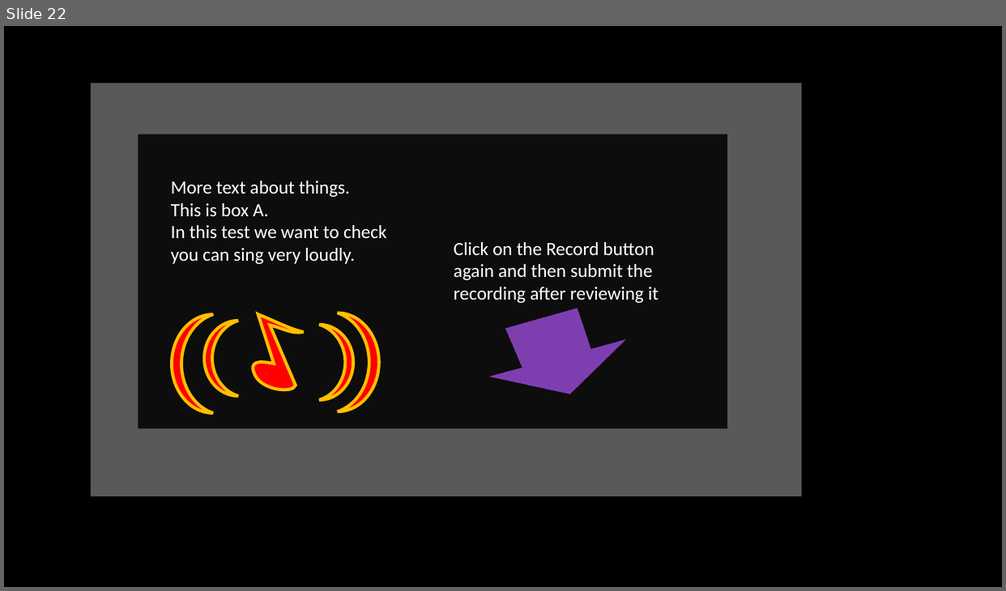
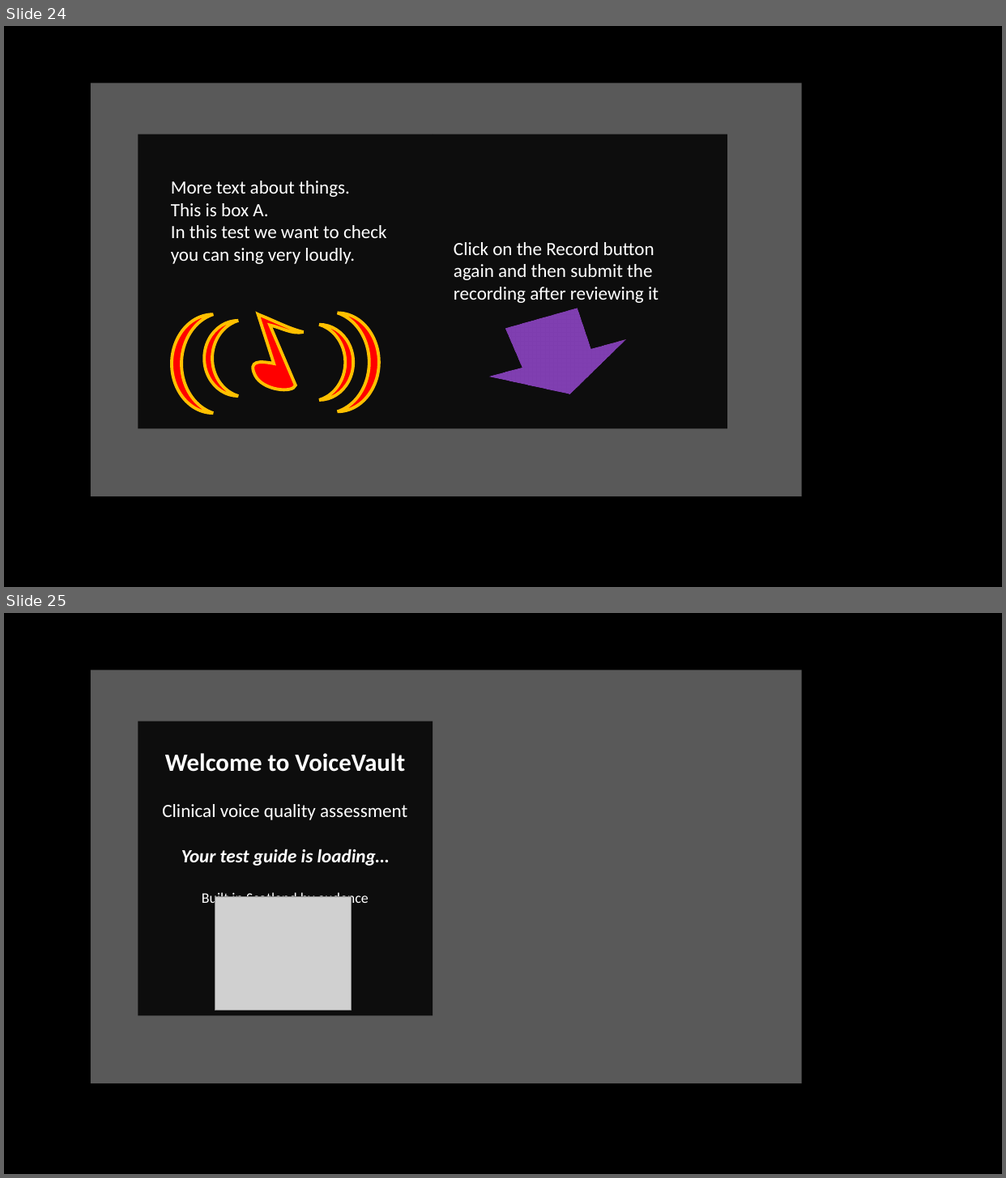
Before and after one commit to sweatysock/jock, a slide deck: design notes.pptx. Shown one above the other, each under a label of ours: slide 22 before the commit, slides 24 and 25 after it. The pictures are 1006x591 and 1006x1178 pixels, drawn with LibreOffice and Linux fonts; fonts in the diff are those of the drawing; grey boxes stand for pictures. Boxes give left, top, right and bottom in pixels: in the first picture for what was removed or moved away, otherwise in the second. Text is boxed around its words. In the diff, an @@ line names an element or a change of style, - is before the commit and + after.

```diff
--- a/design notes.pptx
+++ b/design notes.pptx
@@ slide 25 added at bbox=[4, 613, 1002, 1174], background #000000 @@
@@ rectangle added at bbox=[91, 670, 802, 1084], fill #595959 @@
@@ rectangle added at bbox=[138, 722, 433, 1016], fill #0D0D0D @@
@@ text added at bbox=[162, 753, 407, 907], 18 pt, text #FFFFFF @@
+Welcome to VoiceVault
+Clinical voice quality assessment
+Your test guide is loading…
+Built in Scotland by audence
@@ picture added at bbox=[215, 897, 351, 1011] @@
@@ what was slide 22 is now slide 24 @@
```
Also in this commit, not shown: 2 slides changed, 2 other slides added, 5 other files.
